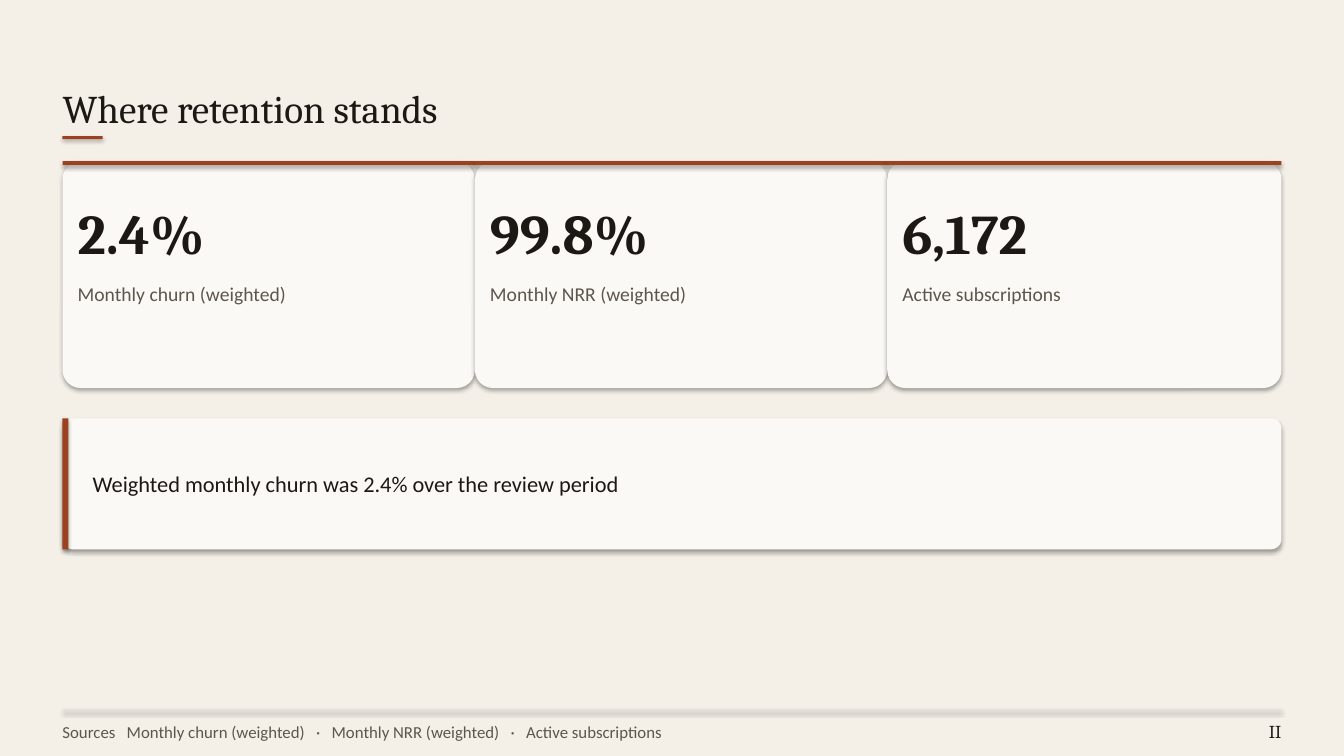
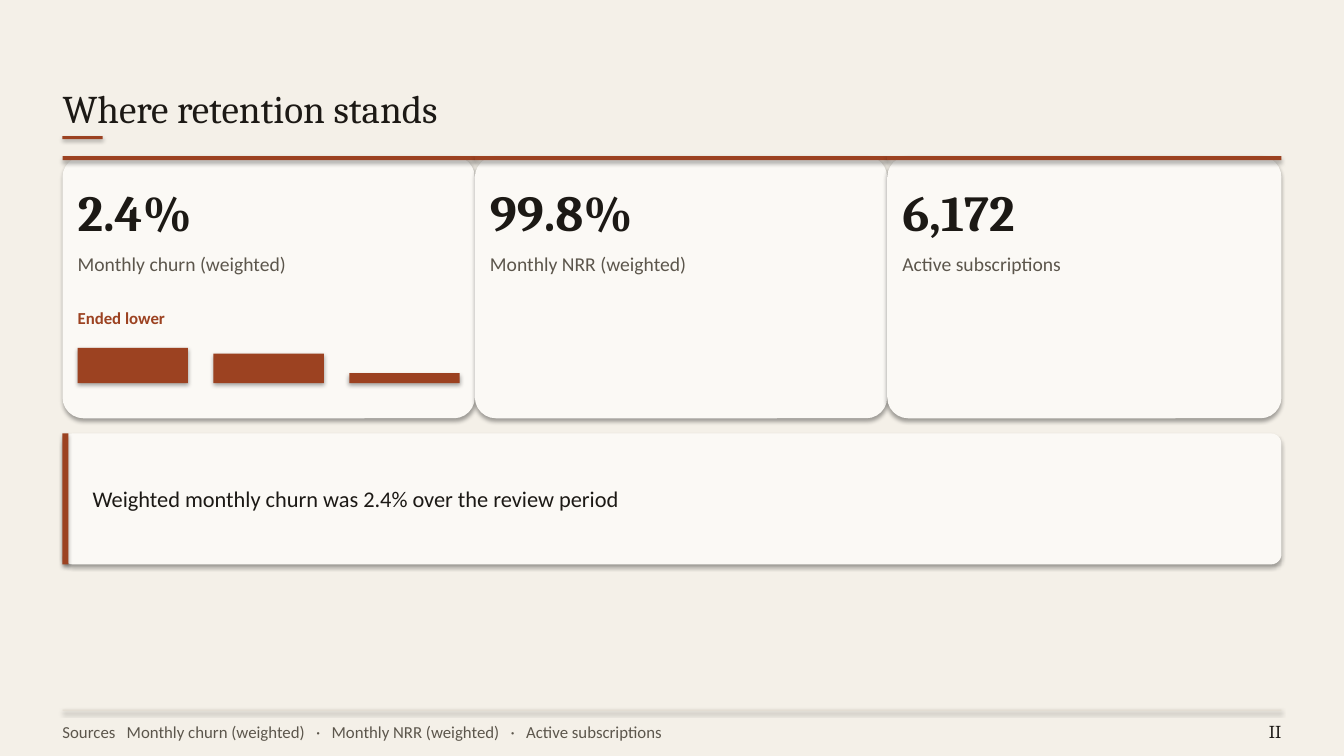
Before and after one commit to santoshshinde2012/deck-smith-local, a slide deck: slide 2 of docs/examples/sample-deck.pptx. Drawn at 1344x756 pixels with LibreOffice and Linux fonts; fonts in the diff are those of the drawing. Boxes give left, top, right and bottom in pixels: in the first picture for what was removed or moved away, otherwise in the second. Text is boxed around its words. In the diff, an @@ line names an element or a change of style, - is before the commit and + after.

```diff
--- a/docs/examples/sample-deck.pptx
+++ b/docs/examples/sample-deck.pptx
@@ rounded rectangle: place and size @@
-rounded rectangle at [63,161,475,388]
+rounded rectangle at [63,156,475,418]
@@ text "2.4%": place and size @@
-text "2.4%" at [78,216,205,256]
+text "2.4%" at [78,196,192,233]
@@ rounded rectangle: place and size @@
-rounded rectangle at [475,161,887,388]
+rounded rectangle at [475,156,887,418]
@@ text "99.8%": place and size @@
-text "99.8%" at [490,216,648,256]
+text "99.8%" at [490,196,633,233]
@@ 3 rectangles: place and size @@
-3 rectangles at [63,161,1281,165]
+3 rectangles at [63,156,1281,160]
@@ rounded rectangle: place and size @@
-rounded rectangle at [887,161,1281,388]
+rounded rectangle at [887,156,1281,418]
@@ size 40 to 36 pt in 3 elements at [78,196,192,233], [490,196,633,233], [902,197,1014,238] @@
@@ text "6,172": place and size @@
-text "6,172" at [902,216,1027,262]
+text "6,172" at [902,197,1014,238]
@@ text "Monthly churn (weighted)": place and size @@
-text "Monthly churn (weighted)" at [78,287,286,305]
+text "Monthly churn (weighted)" at [78,257,286,275]
@@ text "Monthly NRR (weighted)": place and size @@
-text "Monthly NRR (weighted)" at [490,287,686,305]
+text "Monthly NRR (weighted)" at [490,257,686,275]
@@ text "Active subscriptions": place and size @@
-text "Active subscriptions" at [902,287,1061,304]
+text "Active subscriptions" at [902,257,1061,274]
@@ text added at [78,312,165,324], 12 pt, text #9C4221, bold @@
+Ended lower
@@ rectangle added at [78,348,189,383], fill #9C4221 @@
@@ rectangle added at [214,354,325,383], fill #9C4221 @@
@@ rectangle added at [350,373,461,383], fill #9C4221 @@
@@ 1 text, 1 rounded rectangle, 1 rectangle: place and size @@
-1 text, 1 rounded rectangle, 1 rectangle at [63,418,1281,549]
+1 text, 1 rounded rectangle, 1 rectangle at [63,434,1281,565]
```
Also in this commit, not shown: 2 other slides changed, 27 other files.
